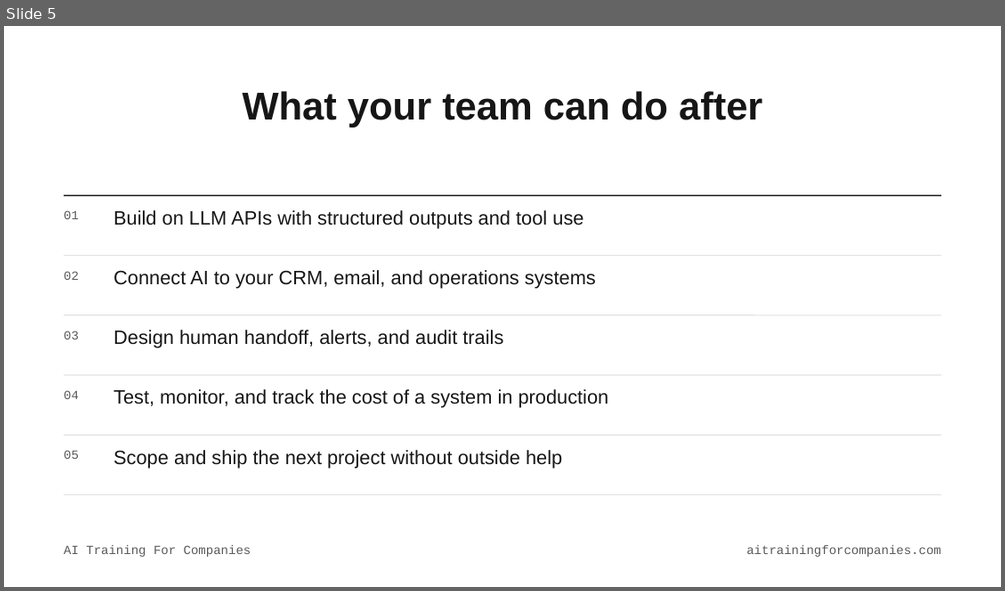
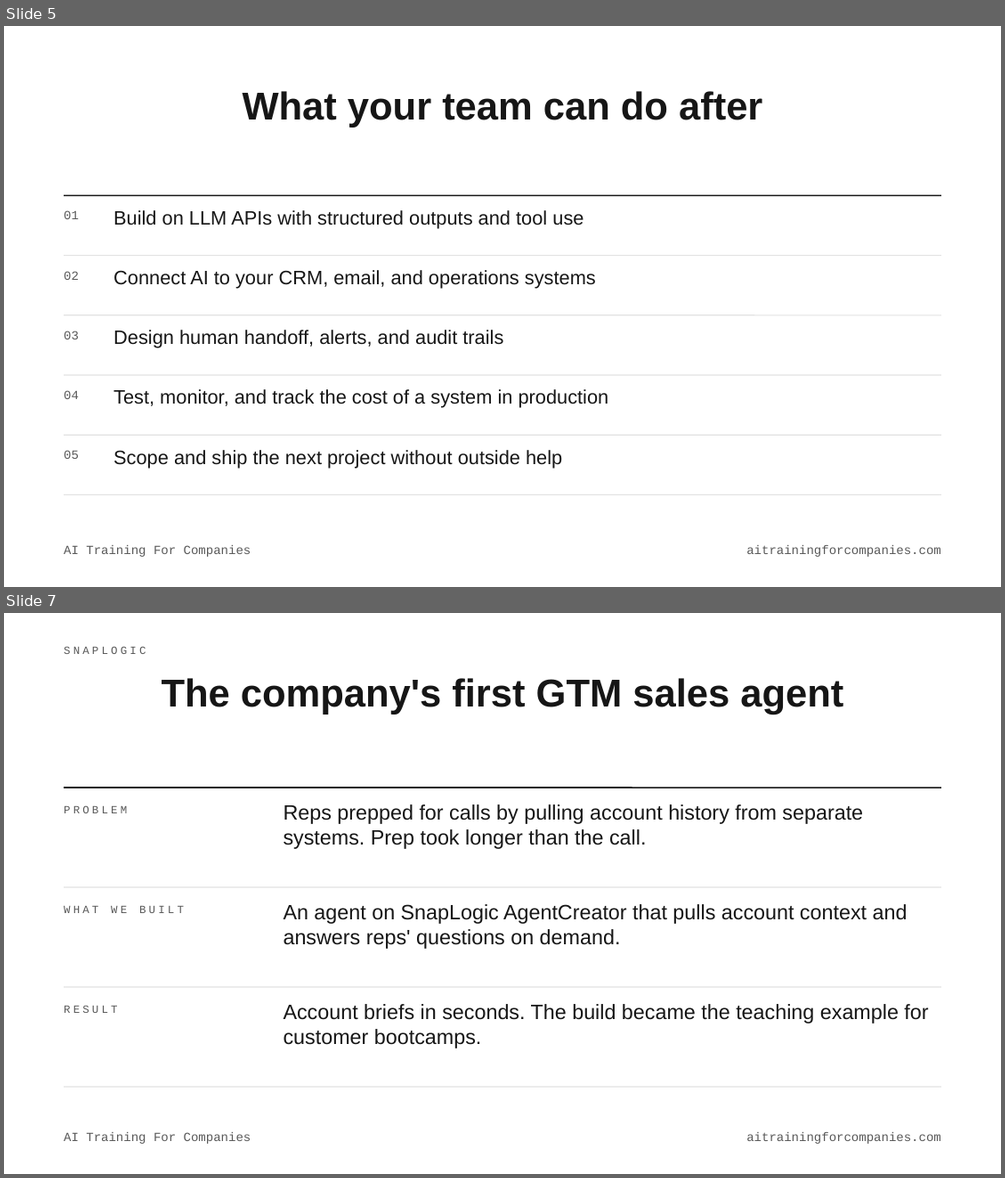
Before and after one commit to wonderfly123/ai-training-for-companies, a slide deck: docs/deck/AI-Training-For-Companies.pptx. Shown one above the other, each under a label of ours: slide 5 before the commit, slides 5 and 7 after it; the slides between them are not shown. The pictures are 1005x591 and 1005x1178 pixels, drawn with LibreOffice and Linux fonts; fonts in the diff are those of the drawing. Boxes give left, top, right and bottom in pixels: in the first picture for what was removed or moved away, otherwise in the second. Text is boxed around its words. In the diff, an @@ line names an element or a change of style, - is before the commit and + after.

```diff
--- a/docs/deck/AI-Training-For-Companies.pptx
+++ b/docs/deck/AI-Training-For-Companies.pptx
@@ slide 7 added at bbox=[4, 613, 1001, 1174], background #FFFFFF; not listed: 2 template elements that a slide beside it also shows @@
@@ text added at bbox=[64, 646, 146, 654], 8 pt, text #595959 @@
+SNAPLOGIC
@@ title added at bbox=[162, 678, 843, 714], 28 pt, text #161616, bold @@
+The company's first GTM sales agent
@@ line added from (64, 787) to (941, 787), #161616 1 pt @@
@@ text added at bbox=[64, 805, 127, 813], 8 pt, text #595959 @@
+PROBLEM
@@ text added at bbox=[283, 804, 863, 849], 15 pt, text #161616 @@
+Reps prepped for calls by pulling account history from separate systems. Prep took longer than the call.
@@ line added from (64, 887) to (941, 887), #E2E2E2 0.75 pt @@
@@ text added at bbox=[64, 906, 184, 913], 8 pt, text #595959 @@
+WHAT WE BUILT
@@ text added at bbox=[283, 904, 907, 949], 15 pt, text #161616 @@
+An agent on SnapLogic AgentCreator that pulls account context and answers reps' questions on demand.
@@ line added from (64, 987) to (941, 987), #E2E2E2 0.75 pt @@
@@ text added at bbox=[64, 1005, 118, 1013], 8 pt, text #595959 @@
+RESULT
@@ text added at bbox=[283, 1004, 928, 1048], 15 pt, text #161616 @@
+Account briefs in seconds. The build became the teaching example for customer bootcamps.
@@ line added from (64, 1086) to (941, 1086), #E2E2E2 0.75 pt @@
```
Also in this commit, not shown: 1 slide changed, 1 other slide added, 17 other files.
